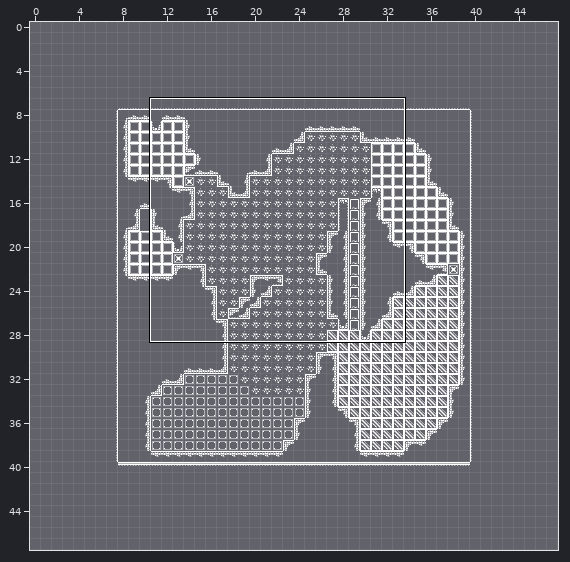
Two versions of a level (Tiled map, Assets/Map.tmx). Above: a wide view before the commit, with the close-up outlined.
Close-up. The starting point:
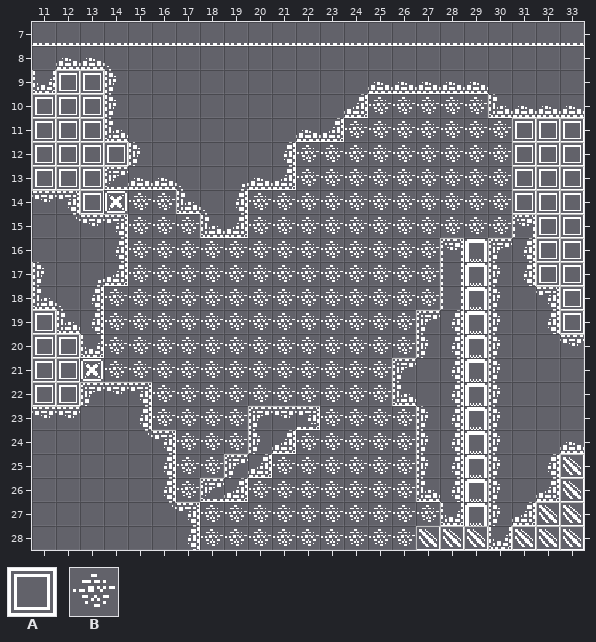
Cells are 16x16 px. Shown: x 11..33, y 7..28.
Key: from "Tileset": A 90, B 296.
_ is an empty cell.
Layers that did not change in this view are not listed.
Layer "desert" before, first column x 11:
 7 _______________________
 8 _______________________
 9 _______________________
10 ______________BBBBB____
11 _____________BBBBBBB___
12 ___________BBBBBBBBB___
13 ___________BBBBBBBBB___
14 ____BB___BBBBBBBBBBB___
15 ____BBB__BBBBBBBBBBB___
16 ____BBBBBBBBBBBBB______
17 ____BBBBBBBBBBBBB______
18 ___BBBBBBBBBBBBBB______
19 ___BBBBBBBBBBBBB_______
20 ___BBBBBBBBBBBBB_______
21 ___BBBBBBBBBBBB________
22 _____BBBBBBBBBB________
23 _____BBBB___BBBB_______
24 ______BBB__BBBBB_______
25 ______BB__BBBBBB_______
26 ______B__BBBBBBB_______
27 _______BBBBBBBBBB______
28 _______BBBBBBBBB_______
Layer "Area1" before, first column x 11:
 7 _______________________
 8 _______________________
 9 _AA____________________
10 AAA____________________
11 AAA_________________AAA
12 AAAA________________AAA
13 AAA_________________AAA
14 __A_________________AAA
15 _____________________AA
16 _____________________AA
17 _____________________AA
18 ______________________A
19 A_____________________A
20 AA_____________________
21 AA_____________________
22 AA_____________________
23 _______________________
24 _______________________
25 _______________________
26 _______________________
27 _______________________
28 _______________________
The result:
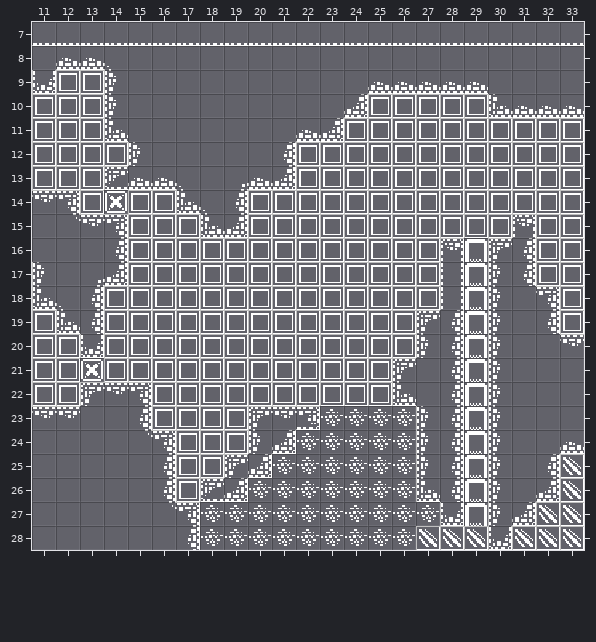
From old to new:
Layer "desert":
Tile B is removed in row 10 at x 25 to 29; in row 11 at x 24 to 30; in rows 12 to 13 at x 22 to 30; in row 14 at x 15 to 16 and 20 to 30; in row 15 at x 15 to 17 and 20 to 30; in rows 16 to 17 at x 15 to 27.
Tile B is removed in row 18 at x 14 to 27; in rows 19 to 20 at x 14 to 26; in row 21 at x 14 to 25; in row 22 at x 16 to 25; in row 23 at x 16 to 19; in row 24 at x 17 to 19.
Tile B is removed in row 25 at x 17 to 18; in row 26 at x 17.
Layer "Area1":
The edit adds tile A in row 10 at x 25 to 29; in row 11 at x 24 to 30; in rows 12 to 13 at x 22 to 30; in row 14 at x 15 to 16 and 20 to 30; in row 15 at x 15 to 17 and 20 to 30; in rows 16 to 17 at x 15 to 27.
The edit adds tile A in row 18 at x 14 to 27; in rows 19 to 20 at x 14 to 26; in row 21 at x 14 to 25; in row 22 at x 16 to 25; in row 23 at x 16 to 19; in row 24 at x 17 to 19.
The edit adds tile A in row 25 at x 17 to 18; in row 26 at x 17.
